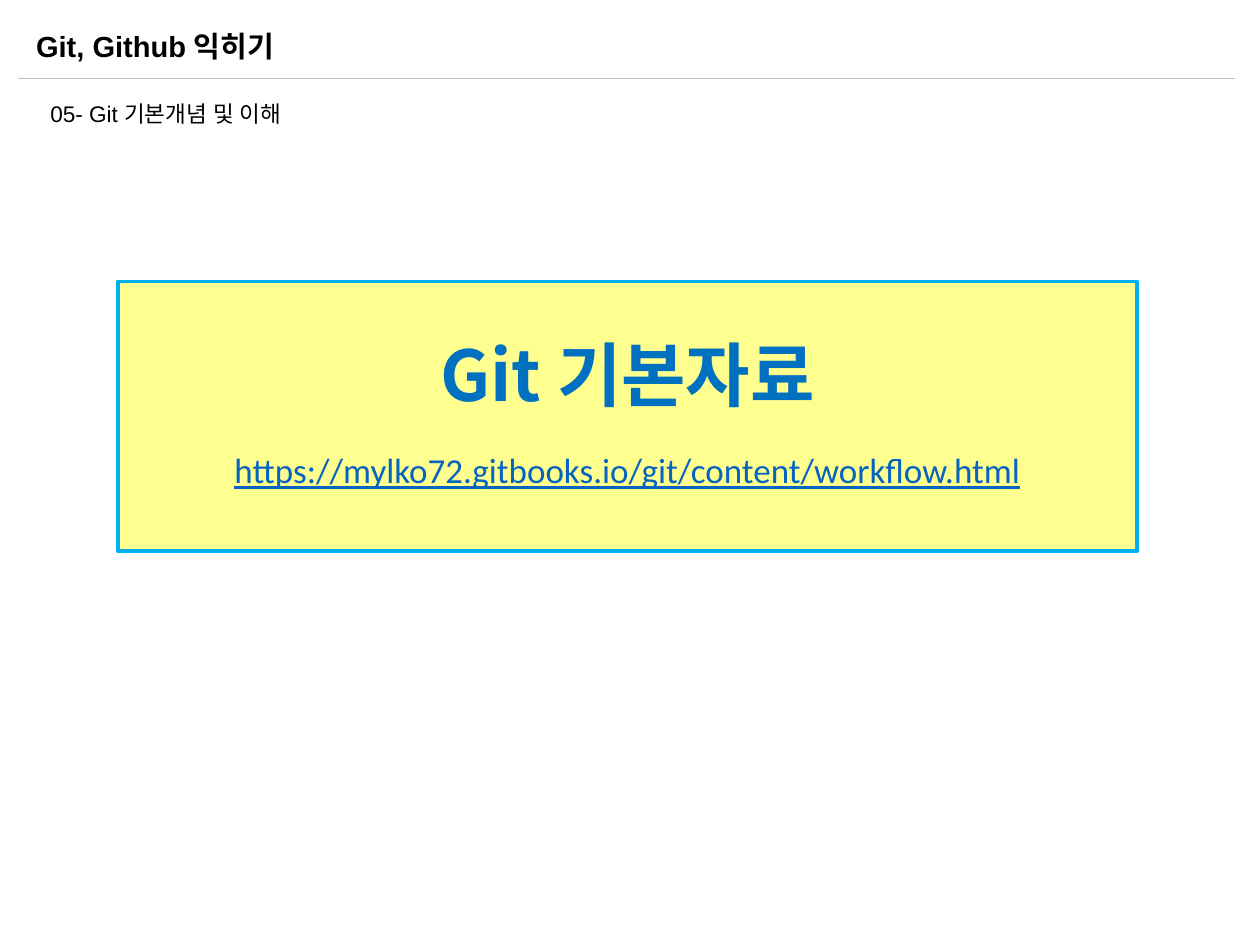
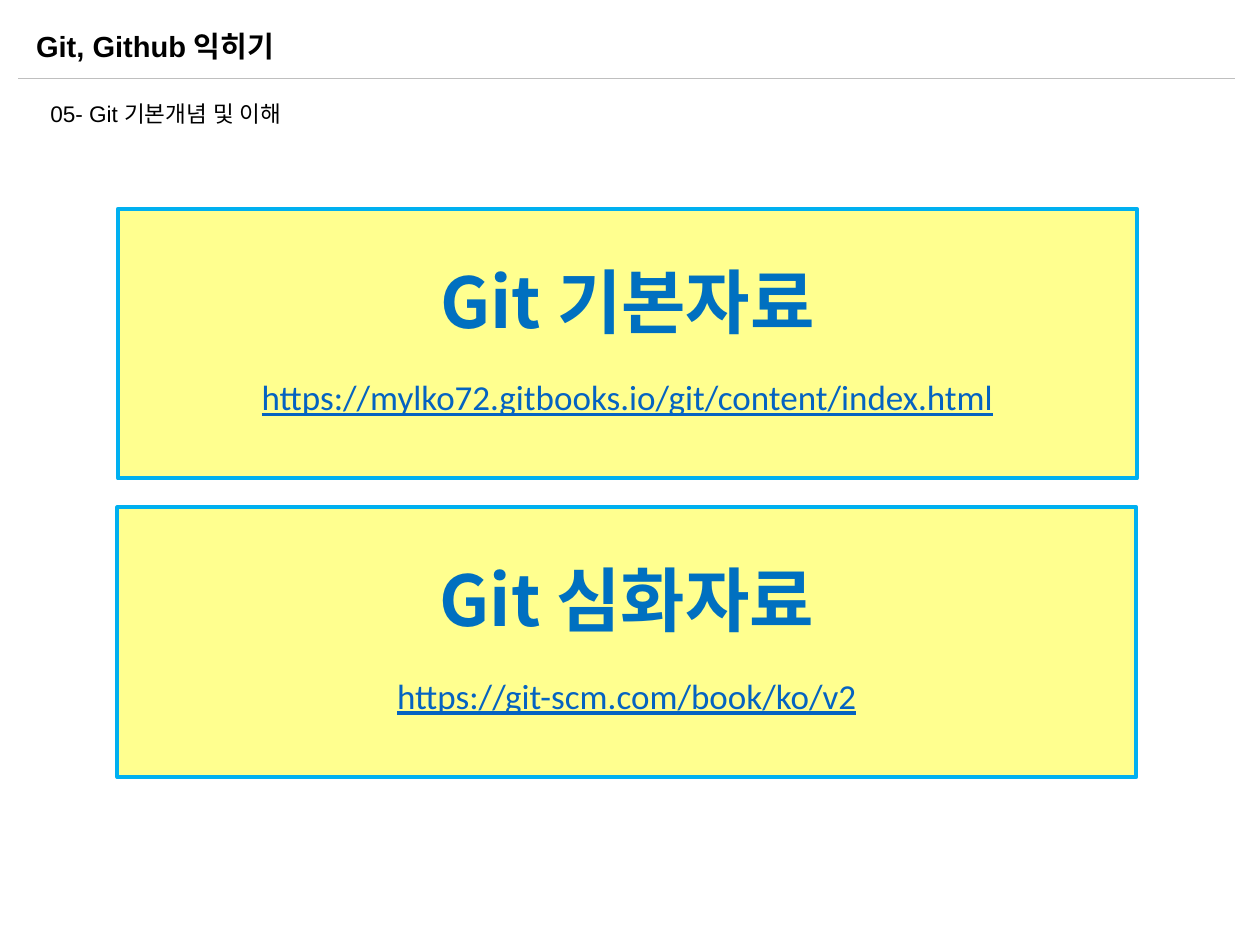
Before and after one commit to sabin21/NodeJS_Workflow_Study, a slide deck: slide 18 of CH00_Git_Github.pptx (slide 9 before the commit). Drawn at 1260x945 pixels with LibreOffice and Linux fonts; fonts in the diff are those of the drawing. Boxes give left, top, right and bottom in pixels: in the first picture for what was removed or moved away, otherwise in the second. Text is boxed around its words. In the diff, an @@ line names an element or a change of style, - is before the commit and + after.

```diff
--- a/CH00_Git_Github.pptx
+++ b/CH00_Git_Github.pptx
@@ rectangle "Git 기본자료": place and size @@
-rectangle "Git 기본자료" at (118,281,1138,551)
+rectangle "Git 기본자료" at (118,209,1138,479)
@@ text in rectangle at (262,385,993,416): text changed @@
-https://mylko72.gitbooks.io/git/content/workflow.html
+https://mylko72.gitbooks.io/git/content/index.html
@@ rectangle added at (117,508,1137,777), fill #FFFF8F, outline #00B0F0 2.25 pt, 20 pt, text #0563C1, underline @@
+Git 심화자료
+https://git-scm.com/book/ko/v2
```
Also in this commit, not shown: 2 other slides changed, 9 slides added, 2 other files.
